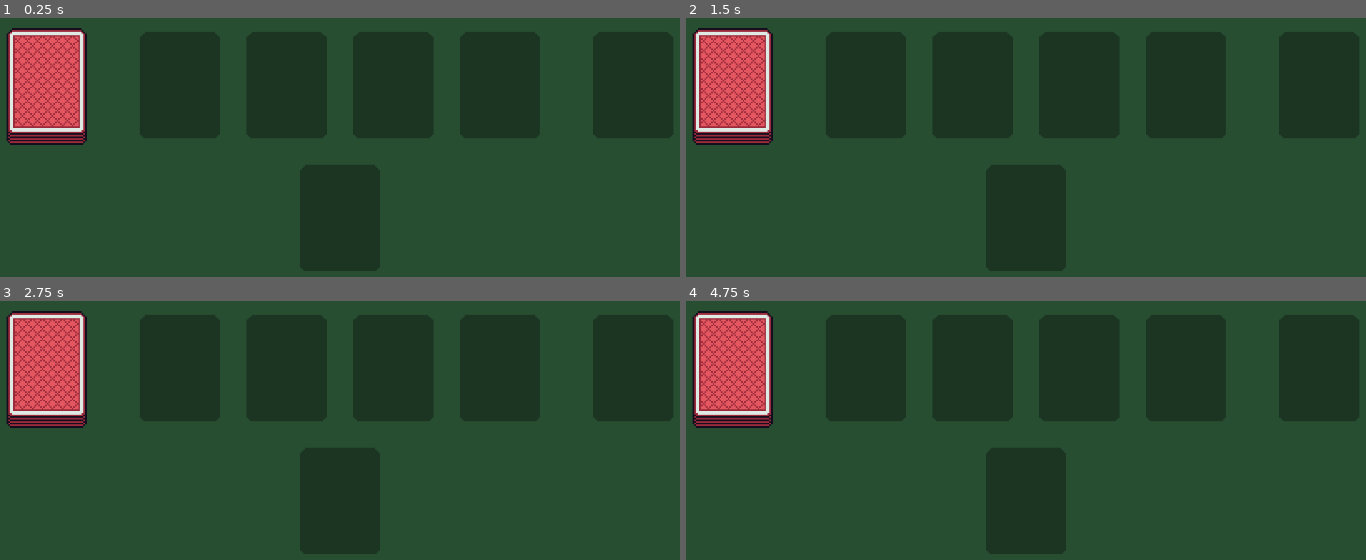
Above: before the commit, frames 1-4 (two rows, left to right).
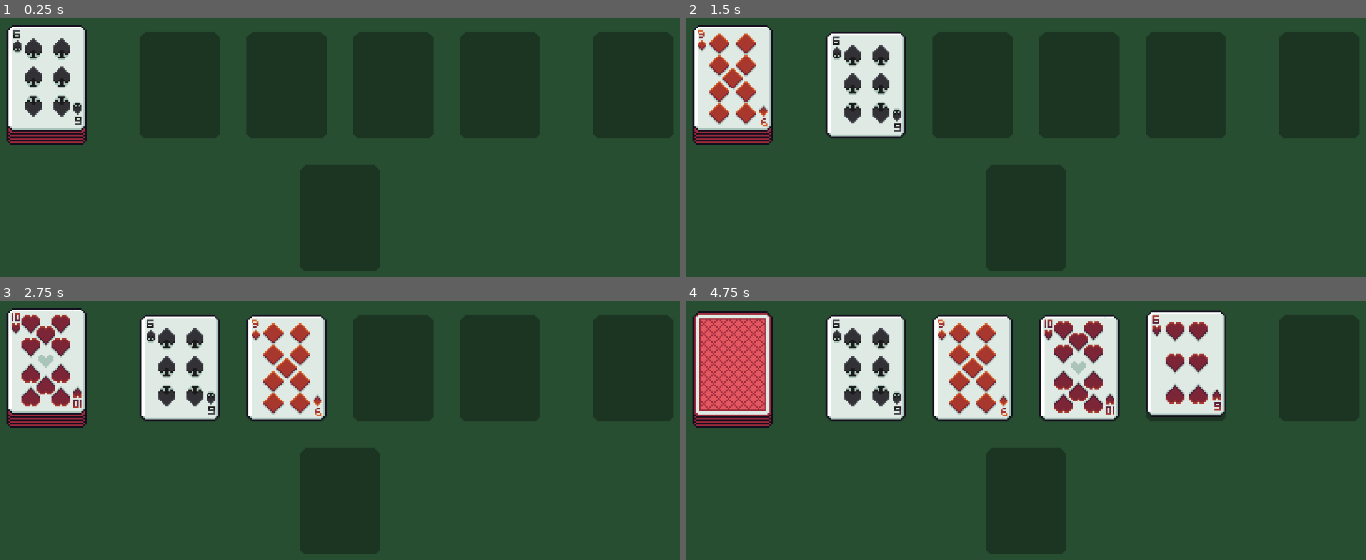
Above: after the commit, the same moments.

Repository: jrobchin/dungeon-drawer
Game: Godot game, scene res://scenes/main/main.tscn
The game is run twice, just before and just after one commit, with the same random seed, the same clock (stepped at 60 frames per second) and the same inputs.
Inputs (mouse positions are in pixels of both pictures, inside the frame that each line leads up to):
- Up to frame 1 (0.25 s): no input
- Up to frame 2 (1.5 s): tap Enter at 0.5 s; move the mouse to (733, 85) at 0.52 s; click (733, 85) at 0.67 s; tap Space at 1.25 s; move the mouse to (862, 157) at 1.27 s; click (862, 157) at 1.42 s
- Up to frame 3 (2.75 s): move the mouse to (421, 321) at 2.02 s; click (421, 321) at 2.17 s
- Up to frame 4 (4.75 s): move the mouse to (985, 508) at 2.77 s; click (985, 508) at 2.92 s; move the mouse to (1264, 487) at 3.52 s; click (1264, 487) at 3.67 s; move the mouse to (788, 352) at 4.27 s; click (788, 352) at 4.42 s

The runs differ from the first frame. In frame 1, 4.4% of the frame differs, in the area x 0-13%, y 2-45%; in frame 2, 8.4%; in frame 3, 13%; in frame 4, 18%, in the area x 20-80%, y 3-47%.

Commit message:
animations and sounds!

Diff:
--- a/project.godot
+++ b/project.godot
@@ -23,7 +23,7 @@
 
 [custom]
 
-debug/info_logs_enabled=true
+debug/info_logs_enabled=false
 debug/info_logs_stack_enabled=false
 
 [debug]
@@ -43,3 +43,4 @@
 textures/canvas_textures/default_texture_filter=0
 renderer/rendering_method="gl_compatibility"
 renderer/rendering_method.mobile="gl_compatibility"
+textures/vram_compression/import_etc2_astc=true
--- a/scenes/debug_gui/debug_gui.gd
+++ b/scenes/debug_gui/debug_gui.gd
@@ -1,4 +1,6 @@
 extends Control
+
+@export var state_manager: StateManager
 
 signal reset
 signal deal_card
@@ -7,6 +9,10 @@
 
 func _ready() -> void:
 	visible = false
+
+# func _process(_delta: float) -> void:
+# 	if state_manager != null:
+# 		print("Current State: %s" % state_manager.player_turn)
 
 
 func _input(event: InputEvent) -> void:
--- a/scenes/debug_gui/debug_gui.tscn
+++ b/scenes/debug_gui/debug_gui.tscn
@@ -16,68 +16,74 @@
 
 [node name="Settings" type="Node" parent="." node_paths=PackedStringArray("info_logs_indicator", "info_logs_stack_indicator")]
 script = ExtResource("1_j87hc")
-info_logs_indicator = NodePath("../PanelContainer/Buttons/ToggleInfoLogsContainer/ToggleIndicator/ColorRect")
-info_logs_stack_indicator = NodePath("../PanelContainer/Buttons/ToggleInfoLogsStackContainer/ToggleIndicator/ColorRect")
+info_logs_indicator = NodePath("../PanelContainer/ScrollContainer/Buttons/ToggleInfoLogsContainer/ToggleIndicator/ColorRect")
+info_logs_stack_indicator = NodePath("../PanelContainer/ScrollContainer/Buttons/ToggleInfoLogsStackContainer/ToggleIndicator/ColorRect")
 
 [node name="PanelContainer" type="PanelContainer" parent="."]
 layout_mode = 1
-anchors_preset = 15
+anchors_preset = -1
 anchor_right = 1.0
-anchor_bottom = 1.0
+anchor_bottom = 1.0149254
 grow_horizontal = 2
 grow_vertical = 2
+metadata/_edit_use_anchors_ = true
 
-[node name="Buttons" type="VBoxContainer" parent="PanelContainer"]
+[node name="ScrollContainer" type="ScrollContainer" parent="PanelContainer"]
 layout_mode = 2
 
-[node name="ToggleInfoLogsContainer" type="HBoxContainer" parent="PanelContainer/Buttons"]
+[node name="Buttons" type="VBoxContainer" parent="PanelContainer/ScrollContainer"]
+layout_mode = 2
+size_flags_horizontal = 3
+size_flags_vertical = 3
+
+[node name="ToggleInfoLogsContainer" type="HBoxContainer" parent="PanelContainer/ScrollContainer/Buttons"]
 layout_mode = 2
 
-[node name="ToggleInfoLogs" parent="PanelContainer/Buttons/ToggleInfoLogsContainer" instance=ExtResource("3_tvbtf")]
+[node name="ToggleInfoLogs" parent="PanelContainer/ScrollContainer/Buttons/ToggleInfoLogsContainer" instance=ExtResource("3_tvbtf")]
 layout_mode = 2
 
-[node name="ToggleIndicator" type="MarginContainer" parent="PanelContainer/Buttons/ToggleInfoLogsContainer"]
+[node name="ToggleIndicator" type="MarginContainer" parent="PanelContainer/ScrollContainer/Buttons/ToggleInfoLogsContainer"]
 layout_mode = 2
 theme_override_constants/margin_top = 5
 theme_override_constants/margin_bottom = 5
 
-[node name="ColorRect" type="ColorRect" parent="PanelContainer/Buttons/ToggleInfoLogsContainer/ToggleIndicator"]
+[node name="ColorRect" type="ColorRect" parent="PanelContainer/ScrollContainer/Buttons/ToggleInfoLogsContainer/ToggleIndicator"]
 custom_minimum_size = Vector2(6, 0)
 layout_mode = 2
 
-[node name="ToggleInfoLogsStackContainer" type="HBoxContainer" parent="PanelContainer/Buttons"]
+[node name="ToggleInfoLogsStackContainer" type="HBoxContainer" parent="PanelContainer/ScrollContainer/Buttons"]
 layout_mode = 2
 
-[node name="ToggleInfoLogsStack" parent="PanelContainer/Buttons/ToggleInfoLogsStackContainer" instance=ExtResource("3_tvbtf")]
+[node name="ToggleInfoLogsStack" parent="PanelContainer/ScrollContainer/Buttons/ToggleInfoLogsStackContainer" instance=ExtResource("3_tvbtf")]
 layout_mode = 2
 text = "Info Logs Stack"
 
-[node name="ToggleIndicator" type="MarginContainer" parent="PanelContainer/Buttons/ToggleInfoLogsStackContainer"]
+[node name="ToggleIndicator" type="MarginContainer" parent="PanelContainer/ScrollContainer/Buttons/ToggleInfoLogsStackContainer"]
 layout_mode = 2
 theme_override_constants/margin_top = 5
 theme_override_constants/margin_bottom = 5
 
-[node name="ColorRect" type="ColorRect" parent="PanelContainer/Buttons/ToggleInfoLogsStackContainer/ToggleIndicator"]
+[node name="ColorRect" type="ColorRect" parent="PanelContainer/ScrollContainer/Buttons/ToggleInfoLogsStackContainer/ToggleIndicator"]
 custom_minimum_size = Vector2(6, 0)
 layout_mode = 2
 
-[node name="Reset" type="Button" parent="PanelContainer/Buttons"]
+[node name="Reset" type="Button" parent="PanelContainer/ScrollContainer/Buttons"]
 layout_mode = 2
 focus_mode = 0
 text = "Reset"
 
-[node name="DealCard" type="Button" parent="PanelContainer/Buttons"]
+[node name="DealCard" type="Button" parent="PanelContainer/ScrollContainer/Buttons"]
 layout_mode = 2
 focus_mode = 0
 text = "Deal Card"
 
-[node name="ShuffleDeck" type="Button" parent="PanelContainer/Buttons"]
+[node name="ShuffleDeck" type="Button" parent="PanelContainer/ScrollContainer/Buttons"]
 layout_mode = 2
 focus_mode = 0
 text = "Shuffle Deck"
 
-[connection signal="pressed" from="PanelContainer/Buttons/ToggleInfoLogsContainer/ToggleInfoLogs" to="Settings" method="_on_toggle_info_logs_pressed"]
-[connection signal="pressed" from="PanelContainer/Buttons/ToggleInfoLogsStackContainer/ToggleInfoLogsStack" to="Settings" method="_on_toggle_info_logs_stack_pressed"]
-[connection signal="button_up" from="PanelContainer/Buttons/Reset" to="." method="_on_reset_button_up"]
-[connection signal="button_up" from="PanelContainer/Buttons/DealCard" to="." method="_on_deal_card_button_up"]
-[connection signal="button_up" from="PanelContainer/Buttons/ShuffleDeck" to="." method="_on_shuffle_deck_button_up"]
+[connection signal="pressed" from="PanelContainer/ScrollContainer/Buttons/ToggleInfoLogsContainer/ToggleInfoLogs" to="Settings" method="_on_toggle_info_logs_pressed"]
+[connection signal="pressed" from="PanelContainer/ScrollContainer/Buttons/ToggleInfoLogsStackContainer/ToggleInfoLogsStack" to="Settings" method="_on_toggle_info_logs_stack_pressed"]
+[connection signal="button_up" from="PanelContainer/ScrollContainer/Buttons/Reset" to="." method="_on_reset_button_up"]
+[connection signal="button_up" from="PanelContainer/ScrollContainer/Buttons/DealCard" to="." method="_on_deal_card_button_up"]
+[connection signal="button_up" from="PanelContainer/ScrollContainer/Buttons/ShuffleDeck" to="." method="_on_shuffle_deck_button_up"]
--- a/scenes/deck/deck.gd
+++ b/scenes/deck/deck.gd
@@ -43,7 +43,6 @@
 
 func _initial_cards() -> Array:
 	return [
-		Cards.Card.new(Cards.Suit.HEARTS, Cards.Rank.ACE),
 		Cards.Card.new(Cards.Suit.HEARTS, Cards.Rank.TWO),
 		Cards.Card.new(Cards.Suit.HEARTS, Cards.Rank.THREE),
 		Cards.Card.new(Cards.Suit.HEARTS, Cards.Rank.FOUR),
@@ -53,7 +52,6 @@
 		Cards.Card.new(Cards.Suit.HEARTS, Cards.Rank.EIGHT),
 		Cards.Card.new(Cards.Suit.HEARTS, Cards.Rank.NINE),
 		Cards.Card.new(Cards.Suit.HEARTS, Cards.Rank.TEN),
-		Cards.Card.new(Cards.Suit.DIAMONDS, Cards.Rank.ACE),
 		Cards.Card.new(Cards.Suit.DIAMONDS, Cards.Rank.TWO),
 		Cards.Card.new(Cards.Suit.DIAMONDS, Cards.Rank.THREE),
 		Cards.Card.new(Cards.Suit.DIAMONDS, Cards.Rank.FOUR),
--- a/scenes/deck/deck.tscn
+++ b/scenes/deck/deck.tscn
@@ -8,6 +8,7 @@
 
 [sub_resource type="Animation" id="Animation_6ar1d"]
 length = 0.001
+step = 0.385
 tracks/0/type = "bezier"
 tracks/0/imported = false
 tracks/0/enabled = true
@@ -18,6 +19,18 @@
 "handle_modes": PackedInt32Array(0),
 "points": PackedFloat32Array(0, -0.25, 0, 0.25, 0),
 "times": PackedFloat32Array(0)
+}
+tracks/1/type = "value"
+tracks/1/imported = false
+tracks/1/enabled = true
+tracks/1/path = NodePath("CardCount:visible")
+tracks/1/interp = 1
+tracks/1/loop_wrap = true
+tracks/1/keys = {
+"times": PackedFloat32Array(0),
+"transitions": PackedFloat32Array(1),
+"update": 1,
+"values": [false]
 }
 
 [sub_resource type="Animation" id="Animation_osv6s"]
@@ -34,6 +47,18 @@
 "points": PackedFloat32Array(36, -0.2916667, 0.17234421, 0, 0, 24, -0.25, 0, 0.25, 0),
 "times": PackedFloat32Array(0, 0.3)
 }
+tracks/1/type = "value"
+tracks/1/imported = false
+tracks/1/enabled = true
+tracks/1/path = NodePath("CardCount:visible")
+tracks/1/interp = 1
+tracks/1/loop_wrap = true
+tracks/1/keys = {
+"times": PackedFloat32Array(0, 0.3),
+"transitions": PackedFloat32Array(1, 1),
+"update": 1,
+"values": [true, false]
+}
 
 [sub_resource type="Animation" id="Animation_oncup"]
 resource_name = "show"
@@ -48,6 +73,18 @@
 "handle_modes": PackedInt32Array(0, 0),
 "points": PackedFloat32Array(24, -0.25, 0, 0.25, 0, 36, -0.2916667, 0.17234421, 0, 0),
 "times": PackedFloat32Array(0, 0.3)
+}
+tracks/1/type = "value"
+tracks/1/imported = false
+tracks/1/enabled = true
+tracks/1/path = NodePath("CardCount:visible")
+tracks/1/interp = 1
+tracks/1/loop_wrap = true
+tracks/1/keys = {
+"times": PackedFloat32Array(0, 0.033333335),
+"transitions": PackedFloat32Array(1, 1),
+"update": 1,
+"values": [false, true]
 }
 
 [sub_resource type="AnimationLibrary" id="AnimationLibrary_8fhsy"]
@@ -70,9 +107,10 @@
 }
 
 [node name="CardCount" type="Label" parent="." node_paths=PackedStringArray("deck")]
+visible = false
 offset_left = -24.0
 offset_right = 24.0
-offset_bottom = 12.000015
+offset_bottom = 12.0
 theme = ExtResource("4_765a5")
 text = "52"
 horizontal_alignment = 1
--- a/scenes/main/card_manager.gd
+++ b/scenes/main/card_manager.gd
@@ -1,3 +1,4 @@
+class_name CardManager
 extends Node
 
 @export var deck: Deck
@@ -7,12 +8,23 @@
 @export var room_card_marker_1: Marker2D
 @export var room_card_marker_2: Marker2D
 @export var room_card_marker_3: Marker2D
+@export var deck_draw_player: AudioStreamPlayer
+@export var card_place_player: AudioStreamPlayer
+
+signal card_dealt
 
 var card_scene: PackedScene = preload("res://scenes/card/card.tscn")
 
 
+func _ready() -> void:
+	if deck_draw_player == null:
+		push_error("Deck Draw Player is not assigned to CardManager!")
+	if card_place_player == null:
+		push_error("Card Place Player is not assigned to CardManager!")
+
+
 func _on_debug_gui_deal_card() -> void:
-	deal_card()
+	await deal_card()
 
 
 func _get_room_card_markers() -> Array:
@@ -35,13 +47,28 @@
 
 	card_node.global_position = deck_marker.global_position
 
+	# Play draw sound
+	deck_draw_player.pitch_scale = randf_range(0.9, 1.1)
+	deck_draw_player.play()
+	await deck_draw_player.finished
+
 	# Tween from deck to room
 	var target_position: Vector2 = _get_room_card_markers()[room_card_index].global_position
 	var mid_point: Vector2 = target_position + Vector2(0, -5)
 
 	var tween = create_tween()
-	tween.tween_property(card_node, "global_position", mid_point, 0.3).set_trans(Tween.TRANS_QUART)
+
+	tween.tween_property(card_node, "global_position", mid_point, 0.1).set_trans(Tween.TRANS_QUART)
 	tween.tween_property(card_node, "global_position", target_position, 0.2).set_trans(Tween.TRANS_QUART)
+
+	await tween.finished
+
+	# Play place sound
+	card_place_player.pitch_scale = randf_range(0.9, 1.1)
+	card_place_player.play()
+	await card_place_player.finished
+
+	emit_signal("card_dealt")
 
 	return true
 
--- /dev/null
+++ b/scenes/main/dealing_room.gd
@@ -0,0 +1,14 @@
+extends GameState
+
+@export var card_manager: CardManager
+
+
+func enter(previous_state_path: String, _data := { }) -> void:
+	if previous_state_path == INITIALIZING:
+		Debug.print_info("Dealing first cards to the room")
+
+	var can_deal = true
+	while can_deal:
+		can_deal = await card_manager.deal_card()
+
+	finished.emit(PLAYER_TURN)
--- /dev/null
+++ b/scenes/main/game_state.gd
@@ -0,0 +1,10 @@
+class_name GameState
+extends State
+
+# States
+const INITIALIZING = "Initializing"
+const DEALING_ROOM = "DealingRoom"
+const PLAYER_TURN = "PlayerTurn"
+
+enum DATA {
+}
--- a/scenes/main/game_state_manager/initialize.gd
+++ b/scenes/main/initializing.gd
@@ -1,8 +1,10 @@
-extends State
+extends GameState
 
 @export var state_initializer: StateInitializer
 
 
 func enter(_previous_state_path: String, _data := { }) -> void:
-	Debug.print_info("Entering INITIALIZING state")
+	Debug.print_info("Entering %s state" % INITIALIZING)
 	state_initializer.initialize_game_state()
+
+	finished.emit(DEALING_ROOM)
--- a/scenes/main/main.tscn
+++ b/scenes/main/main.tscn
@@ -6,8 +6,13 @@
 [ext_resource type="PackedScene" uid="uid://d1x21i2aki4jg" path="res://scenes/debug_gui/debug_gui.tscn" id="3_k2fmo"]
 [ext_resource type="Script" uid="uid://d1c52w5dytklh" path="res://scenes/main/card_manager.gd" id="5_6q06x"]
 [ext_resource type="Script" uid="uid://gsek84x2itc2" path="res://scenes/main/state_initializer.gd" id="5_ow5a4"]
+[ext_resource type="Script" uid="uid://bxoj101dsk5bv" path="res://scenes/main/state_manager.gd" id="6_a8run"]
 [ext_resource type="Script" uid="uid://c6gad06eadfd8" path="res://scripts/finite_state_machine/state_machine.gd" id="6_hujxm"]
-[ext_resource type="Script" uid="uid://cbud65whcpuh7" path="res://scenes/main/game_state_manager/initialize.gd" id="7_yyfjg"]
+[ext_resource type="Script" uid="uid://omv3gwuia3u2" path="res://scenes/main/dealing_room.gd" id="8_b1x3f"]
+[ext_resource type="Script" uid="uid://tl8y644r3vut" path="res://scenes/main/initializing.gd" id="8_ouso4"]
+[ext_resource type="Script" uid="uid://bhr6m8cffm48f" path="res://scenes/main/player_turn.gd" id="10_ouso4"]
+[ext_resource type="AudioStream" uid="uid://bq1br8cfav5al" path="res://assets/sounds/deck_draw.wav" id="12_th5th"]
+[ext_resource type="AudioStream" uid="uid://g8tfxirysqwx" path="res://assets/sounds/card_place.wav" id="13_7smn1"]
 
 [node name="Main" type="Node"]
 metadata/_edit_vertical_guides_ = [240.0, 120.0, 360.0]
@@ -64,7 +69,7 @@
 region_enabled = true
 region_rect = Rect2(144, 256, 48, 64)
 
-[node name="CardManager" type="Node" parent="." node_paths=PackedStringArray("deck", "room", "deck_marker", "room_card_marker_0", "room_card_marker_1", "room_card_marker_2", "room_card_marker_3")]
+[node name="CardManager" type="Node" parent="." node_paths=PackedStringArray("deck", "room", "deck_marker", "room_card_marker_0", "room_card_marker_1", "room_card_marker_2", "room_card_marker_3", "deck_draw_player", "card_place_player")]
 script = ExtResource("5_6q06x")
 deck = NodePath("../Deck")
 room = NodePath("../Room")
@@ -73,24 +78,47 @@
 room_card_marker_1 = NodePath("../CardMarkers/RoomCardMarker1")
 room_card_marker_2 = NodePath("../CardMarkers/RoomCardMarker2")
 room_card_marker_3 = NodePath("../CardMarkers/RoomCardMarker3")
+deck_draw_player = NodePath("../DeckDrawStreamPlayer")
+card_place_player = NodePath("../CardPlaceStreamPlayer")
 
-[node name="StateInitializer" type="Node" parent="." node_paths=PackedStringArray("deck", "room")]
+[node name="StateInitializer" type="Node" parent="." node_paths=PackedStringArray("deck", "room", "game_state_machine")]
 script = ExtResource("5_ow5a4")
 deck = NodePath("../Deck")
 room = NodePath("../Room")
+game_state_machine = NodePath("../GameStateMachine")
+
+[node name="StateManager" type="Node" parent="."]
+script = ExtResource("6_a8run")
 
 [node name="GameStateMachine" type="Node" parent="." node_paths=PackedStringArray("initial_state")]
 script = ExtResource("6_hujxm")
-initial_state = NodePath("Initialize")
+initial_state = NodePath("Initializing")
 
-[node name="Initialize" type="Node" parent="GameStateMachine" node_paths=PackedStringArray("state_initializer")]
-script = ExtResource("7_yyfjg")
+[node name="Initializing" type="Node" parent="GameStateMachine" node_paths=PackedStringArray("state_initializer")]
+script = ExtResource("8_ouso4")
 state_initializer = NodePath("../../StateInitializer")
 
-[node name="DebugGui" parent="." instance=ExtResource("3_k2fmo")]
+[node name="DealingRoom" type="Node" parent="GameStateMachine" node_paths=PackedStringArray("card_manager")]
+script = ExtResource("8_b1x3f")
+card_manager = NodePath("../../CardManager")
+
+[node name="PlayerTurn" type="Node" parent="GameStateMachine" node_paths=PackedStringArray("state_manager")]
+script = ExtResource("10_ouso4")
+state_manager = NodePath("../../StateManager")
+
+[node name="DebugGui" parent="." node_paths=PackedStringArray("state_manager") instance=ExtResource("3_k2fmo")]
 visible = false
 grow_horizontal = 2
 grow_vertical = 0
+state_manager = NodePath("../StateManager")
+
+[node name="DeckDrawStreamPlayer" type="AudioStreamPlayer" parent="."]
+stream = ExtResource("12_th5th")
+volume_db = -12.0
+
+[node name="CardPlaceStreamPlayer" type="AudioStreamPlayer" parent="."]
+stream = ExtResource("13_7smn1")
+volume_db = -12.0
 
 [connection signal="deal_card" from="DebugGui" to="CardManager" method="_on_debug_gui_deal_card"]
 [connection signal="reset" from="DebugGui" to="StateInitializer" method="_on_debug_gui_reset"]
--- /dev/null
+++ b/scenes/main/player_turn.gd
@@ -0,0 +1,7 @@
+extends GameState
+
+@export var state_manager: StateManager
+
+
+func enter(_previous_state_path: String, _data := { }) -> void:
+	state_manager.player_turn += 1
--- a/scenes/main/state_initializer.gd
+++ b/scenes/main/state_initializer.gd
@@ -3,10 +3,11 @@
 
 @export var deck: Deck
 @export var room: Room
+@export var game_state_machine: StateMachine
 
 
 func _on_debug_gui_reset() -> void:
-	initialize_game_state()
+	game_state_machine.set_state(GameState.INITIALIZING)
 
 
 func initialize_game_state() -> void:
--- /dev/null
+++ b/scenes/main/state_manager.gd
@@ -0,0 +1,5 @@
+class_name StateManager
+extends Node
+
+## Turn the player is currently on.
+var player_turn: int = 0
--- a/scripts/finite_state_machine/state_machine.gd
+++ b/scripts/finite_state_machine/state_machine.gd
@@ -10,14 +10,23 @@
 @export var initial_state: State = null
 
 ## The current state of the state machine.
-@onready var state: State = (func get_initial_state() -> State:
-	return initial_state if initial_state != null else get_child(0)
-).call()
+@onready var state: State = null
+
+var state_names: Array[String] = []
 
 
 func _ready() -> void:
+	# Set the initial state.
+	if initial_state == null:
+		var first_state := get_child(0)
+		assert(first_state != null, "StateMachine has no child State nodes to use as initial state.")
+		state = first_state as State
+	else:
+		state = initial_state
+
 	# Connect to every state's finished signal to transition to the next state.
 	for state_node: State in find_children("*", "State"):
+		state_names.append(state_node.name)
 		state_node.finished.connect(_transition_to_next_state)
 
 	# State machines usually access data from the root node of the scene they're part of: the owner.
@@ -48,3 +57,8 @@
 	state = get_node(target_state_path)
 	state.enter(previous_state_path, data)
 	state_changed.emit()
+
+
+func set_state(state_name: String, data: Dictionary = { }) -> void:
+	assert(state_name in state_names, "StateMachine has no state named %s" % state_name)
+	_transition_to_next_state(state_name, data)
Not shown, added: assets/sounds/card_place.wav.import
Not shown, added: assets/sounds/deck_draw.wav.import
Not shown, added: export_presets.cfg
Not shown, added: scenes/main/dealing_room.gd.uid
Not shown, added: scenes/main/game_state.gd.uid
Not shown, removed: scenes/main/game_state_manager/initialize.gd.uid
Not shown, added: scenes/main/initializing.gd.uid
Not shown: 1 places in scenes/main/main.tscn that only renumber resources
Not shown, added: scenes/main/player_turn.gd.uid
Not shown, added: scenes/main/state_manager.gd.uid
Not shown, changed: assets/cards.afphoto~lock~
Not shown, added: assets/sounds/card_place.wav
(and 2 more such lines)
